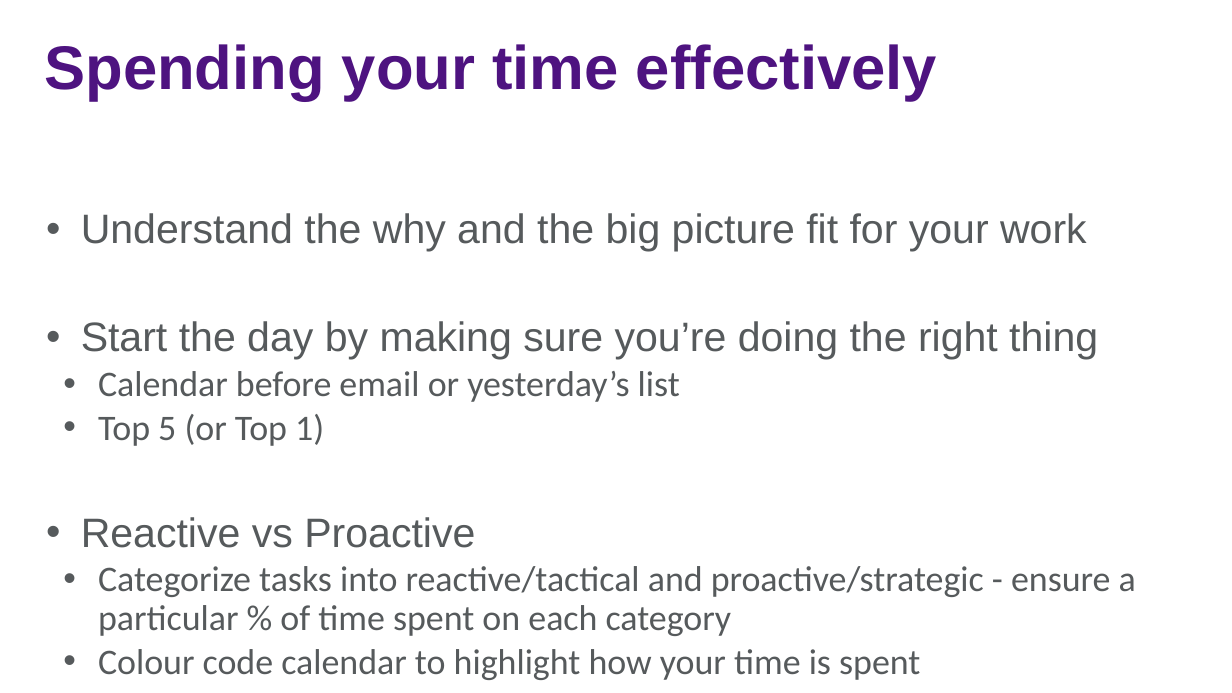
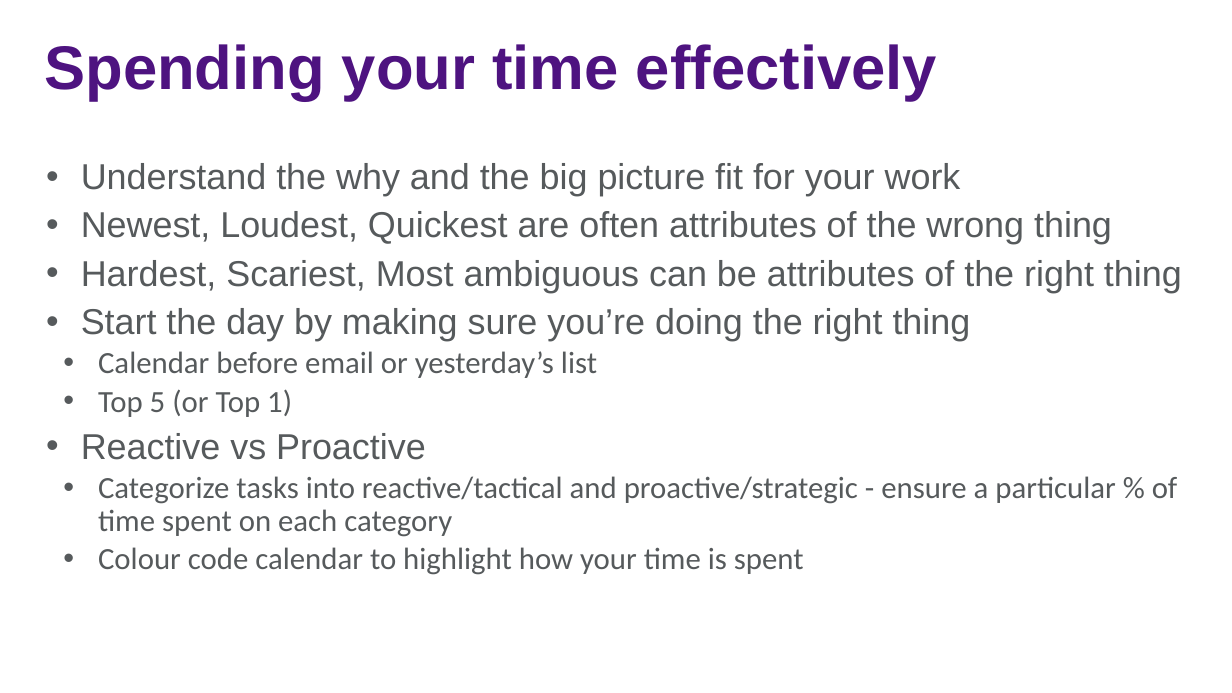
Before and after one commit to jasonjwood/presentations, a slide deck: slide 25 of InFusion2016 - Getting It Done - Jason Wood.pptx. Drawn at 1232x693 pixels with LibreOffice and Linux fonts; fonts in the diff are those of the drawing; background and template pictures are left out. Boxes give left, top, right and bottom in pixels: in the first picture for what was removed or moved away, otherwise in the second. Text is boxed around its words. In the diff, an @@ line names an element or a change of style, - is before the commit and + after.

```diff
--- a/InFusion2016 - Getting It Done - Jason Wood.pptx
+++ b/InFusion2016 - Getting It Done - Jason Wood.pptx
@@ text "Understand the why and the ...": place and size @@
-text "Understand the why and the ..." at [81, 213, 1136, 680]
+text "Understand the why and the ..." at [81, 163, 1182, 575]
@@ text at [81, 163, 1178, 575]: size 32 to 28 pt in "Understand the why and the big picture ...", "Start the day by making sure you’re ...", "Reactive vs Proactive"; size 28 to 24 pt in "Calendar before email or yesterday’s list", "Top 5 (or Top 1)", "Categorize tasks into reactive/tactical and proactive/strate ...", "Colour code calendar to highlight how your ..." @@
@@ text at [81, 211, 1182, 293]: paragraphs added @@
+• Newest, Loudest, Quickest are often attributes of the wrong thing
+• Hardest, Scariest, Most ambiguous can be attributes of the right thing
```
Also in this commit, not shown: 9 other slides changed, 1 slide added.
